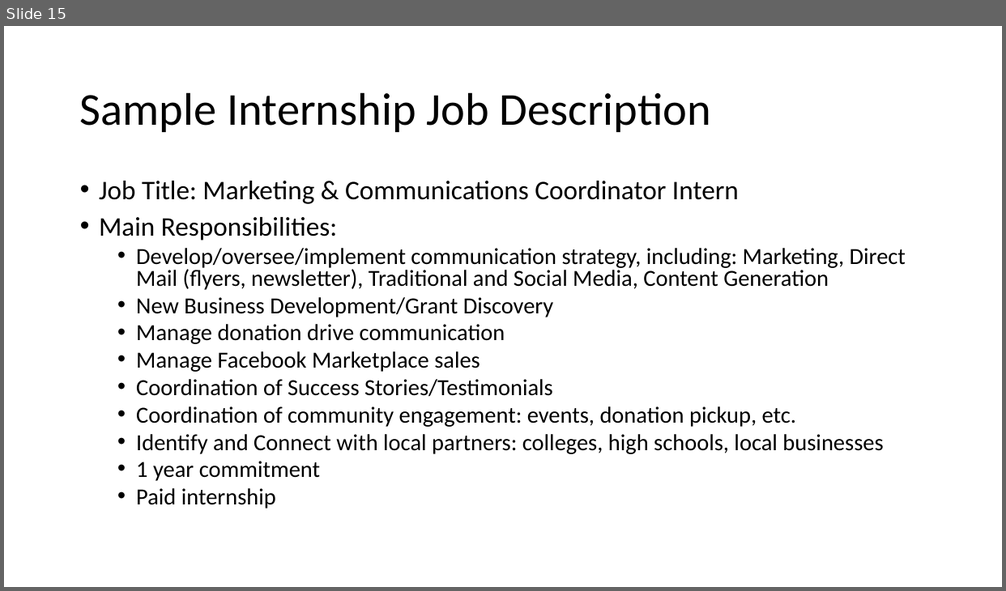
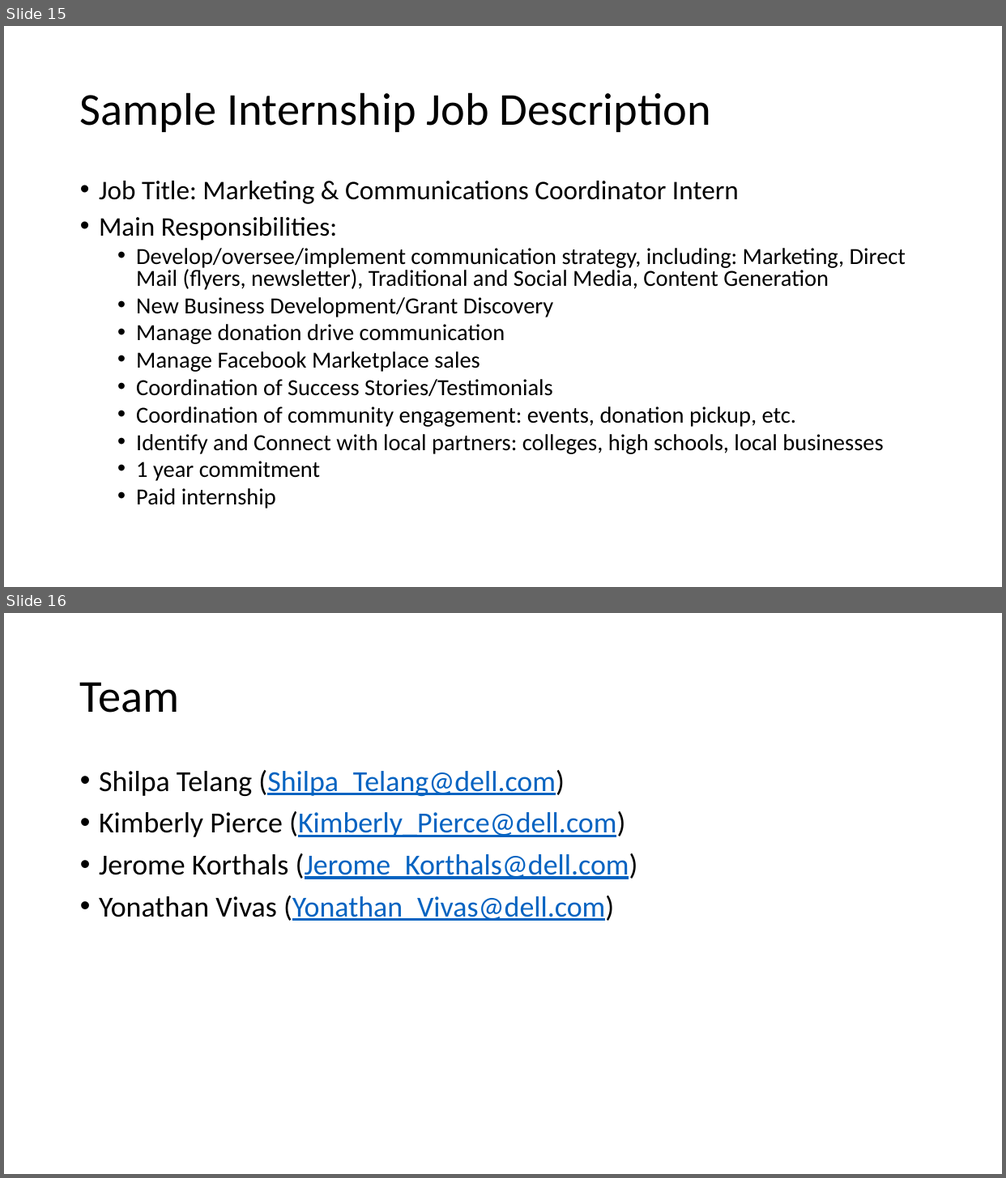
Before and after one commit to DellHelpAThon/RoundRockServingCenter_DigitalDreamers, a slide deck: RRASC Marketing Strategy Propossal.pptx. Shown one above the other, each under a label of ours: slide 15 before the commit, slides 15 and 16 after it. The pictures are 1006x591 and 1006x1178 pixels, drawn with LibreOffice and Linux fonts; fonts in the diff are those of the drawing. Boxes give left, top, right and bottom in pixels: in the first picture for what was removed or moved away, otherwise in the second. Text is boxed around its words. In the diff, an @@ line names an element or a change of style, - is before the commit and + after.

Commit message:
Final document

```diff
--- a/RRASC Marketing Strategy Propossal.pptx
+++ b/RRASC Marketing Strategy Propossal.pptx
@@ slide 16 added at (x1=4, y1=613, x2=1002, y2=1174), background #FFFFFF @@
@@ title added at (x1=80, y1=682, x2=180, y2=713), 44 pt, text #000000 @@
+Team
@@ text added at (x1=99, y1=770, x2=638, y2=921), 28 pt, text #0563C1, underline @@
+• Shilpa Telang (Shilpa_Telang@dell.com)
+• Kimberly Pierce (Kimberly_Pierce@dell.com)
+• Jerome Korthals (Jerome_Korthals@dell.com)
+• Yonathan Vivas (Yonathan_Vivas@dell.com)
```
